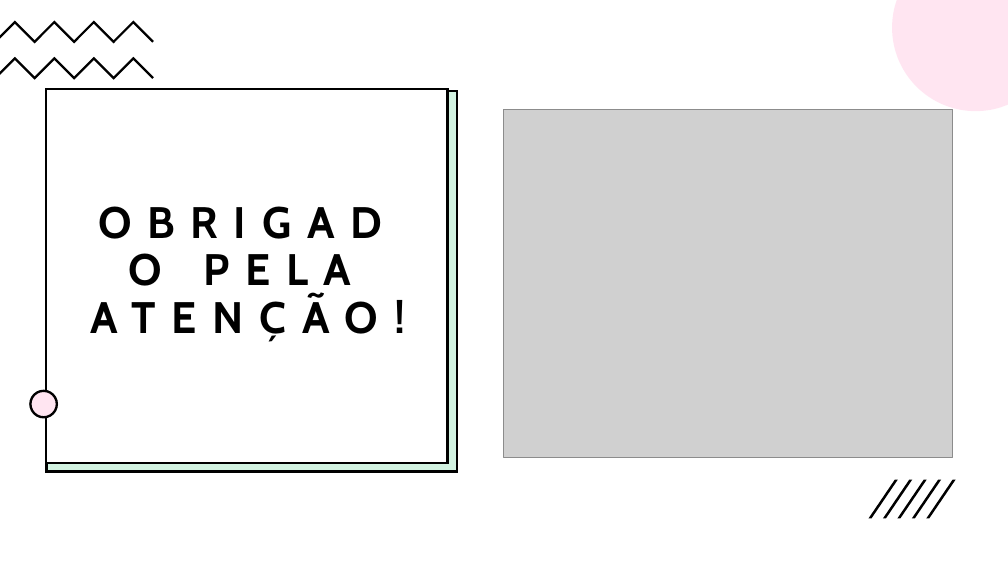
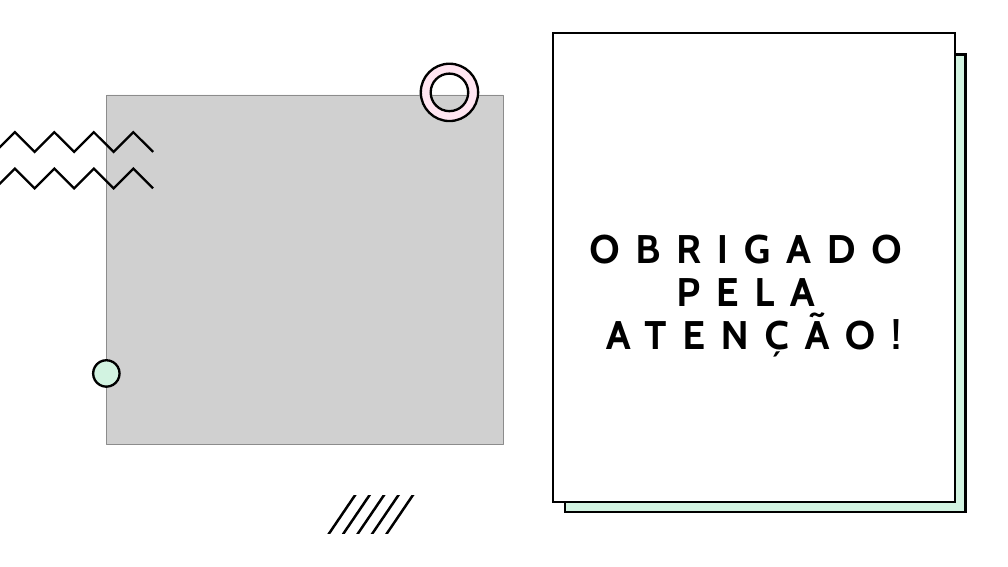
Before and after one commit to JoaoCarlosNascimento/Mario-Game, a slide deck: slide 7 of Let’s Get REALLY Fit.pptx (slide 4 before the commit). Drawn at 1008x567 pixels with LibreOffice and Linux fonts; fonts in the diff are those of the drawing; grey boxes stand for pictures. Boxes give left, top, right and bottom in pixels: in the first picture for what was removed or moved away, otherwise in the second. Text is boxed around its words. In the diff, an @@ line names an element or a change of style, - is before the commit and + after.

```diff
--- a/Let’s Get REALLY Fit.pptx
+++ b/Let’s Get REALLY Fit.pptx
@@ freeform shape removed at (0, 20, 154, 43) @@
@@ freeform shape removed at (892, 0, 1008, 111) @@
@@ freeform shape removed at (892, 0, 1008, 111) @@
@@ freeform shape removed at (0, 57, 154, 79) @@
@@ rectangle: place and size @@
-rectangle at (46, 88, 448, 463)
+rectangle at (553, 33, 955, 502)
@@ rectangle: place and size @@
-rectangle at (47, 91, 457, 472)
+rectangle at (565, 54, 966, 512)
@@ rectangle: place and size @@
-rectangle at (47, 91, 457, 472)
+rectangle at (565, 54, 966, 512)
@@ freeform shape added at (421, 64, 479, 121), fill #FFFFFF, outline #FFFFFF 2.25 pt @@
@@ freeform shape added at (421, 64, 479, 121), fill #FF80BD at 20% opacity, outline #000000 2.25 pt @@
@@ title "OBRIGADO PELA ATENÇÃO!": place and size @@
-title "OBRIGADO PELA ATENÇÃO!" at (91, 254, 405, 342)
+title "OBRIGADO PELA ATENÇÃO!" at (589, 234, 901, 357)
@@ title "OBRIGADO PELA ATENÇÃO!" at (589, 234, 901, 357): size 42 to 38 pt @@
@@ picture: place and size @@
-picture at (504, 109, 953, 457)
+picture at (107, 95, 503, 445)
@@ freeform shape: place and size @@
-freeform shape at (0, 57, 154, 79)
+freeform shape at (0, 131, 154, 154)
@@ freeform shape: place and size @@
-freeform shape at (0, 20, 154, 43)
+freeform shape at (0, 167, 154, 190)
@@ ellipse: place and size @@
-ellipse at (30, 391, 57, 417)
+ellipse at (93, 360, 119, 386)
@@ ellipse: place and size @@
-ellipse at (30, 391, 57, 417)
+ellipse at (93, 360, 119, 386)
@@ ellipse at (93, 360, 119, 386): outline none to #FFFFFF 2.25 pt @@
@@ ellipse at (93, 360, 119, 386): fill #FF80BD at 20% opacity to #21C46B at 20% opacity @@
@@ group removed at (869, 479, 956, 518): 5 freeform shapes @@
@@ 5 freeform shapes: place and size @@
-5 freeform shapes at (869, 479, 956, 518)
+5 freeform shapes at (327, 495, 414, 534)
```
Also in this commit, not shown: 1 other slide changed, 4 slides added, 1 slide removed.
